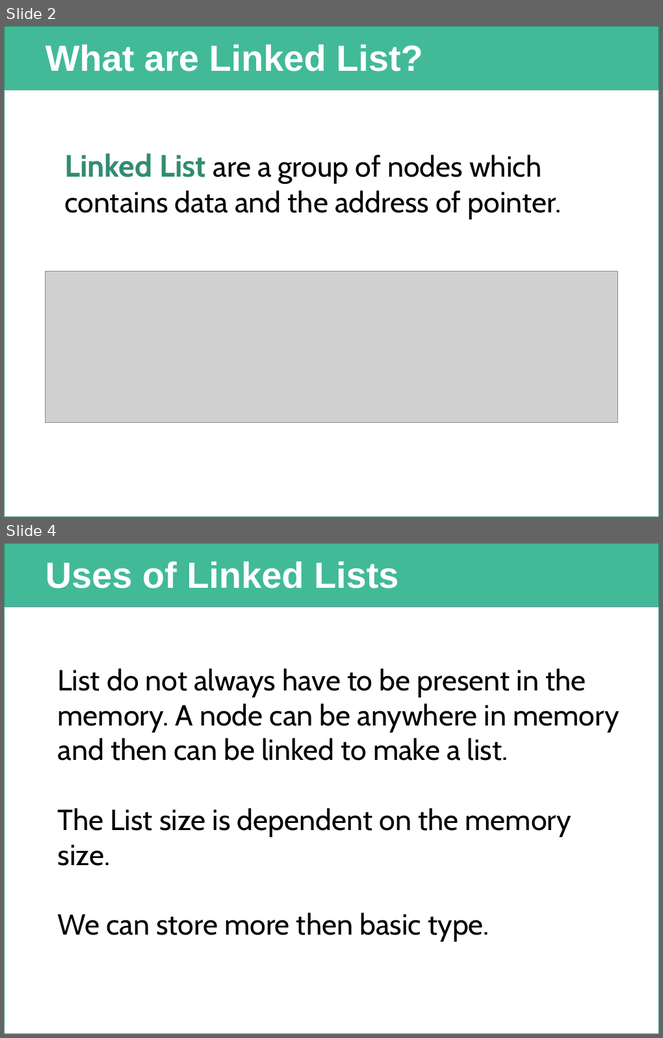
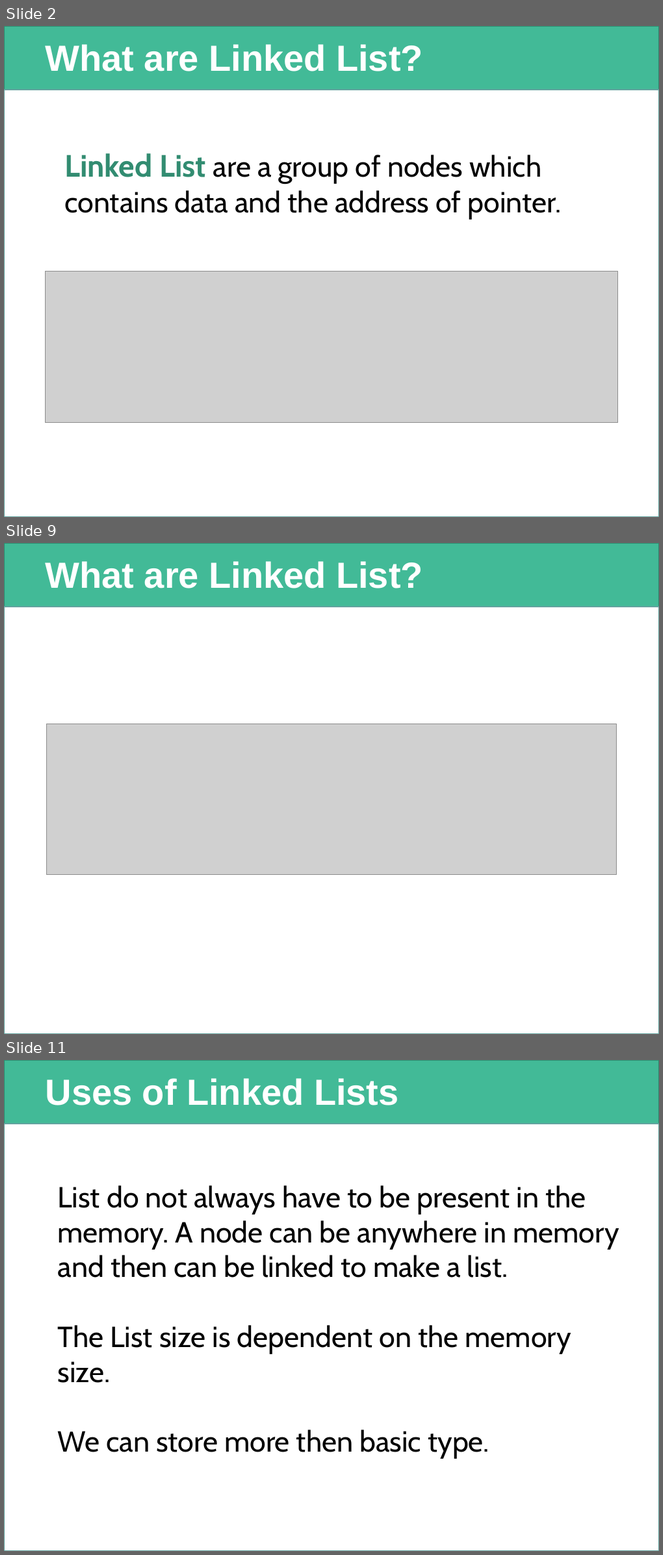
Before and after one commit to myNameHtml/Kyaw-Saliu-LinkedList-2022, a slide deck: LinkedList.pptx. Shown one above the other, each under a label of ours: slides 2 and 4 before the commit, slides 2, 9 and 11 after it; the slides between them are not shown. The pictures are 663x1038 and 663x1555 pixels, drawn with LibreOffice and Linux fonts; fonts in the diff are those of the drawing; grey boxes stand for pictures; background and template pictures are left out. Boxes give left, top, right and bottom in pixels: in the first picture for what was removed or moved away, otherwise in the second. Text is boxed around its words. In the diff, an @@ line names an element or a change of style, - is before the commit and + after.

```diff
--- a/LinkedList.pptx
+++ b/LinkedList.pptx
@@ slide 9 added at <box>4,543,659,1034</box>, background #FFFFFF; not listed: 1 template element that a slide beside it also shows @@
@@ rectangle added at <box>4,543,659,607</box>, fill #42BA97, outline #318A70 1 pt @@
@@ title added at <box>46,561,423,589</box>, 40 pt, text #FFFFFF, bold @@
+What are Linked List?
@@ rectangle added at <box>4,607,659,1034</box>, fill #FFFFFF, outline #62A39F 1 pt @@
@@ picture added at <box>47,724,617,875</box> @@
@@ what was slide 4 is now slide 11 @@
```
Also in this commit, not shown: 1 slide changed, 6 other slides added.
